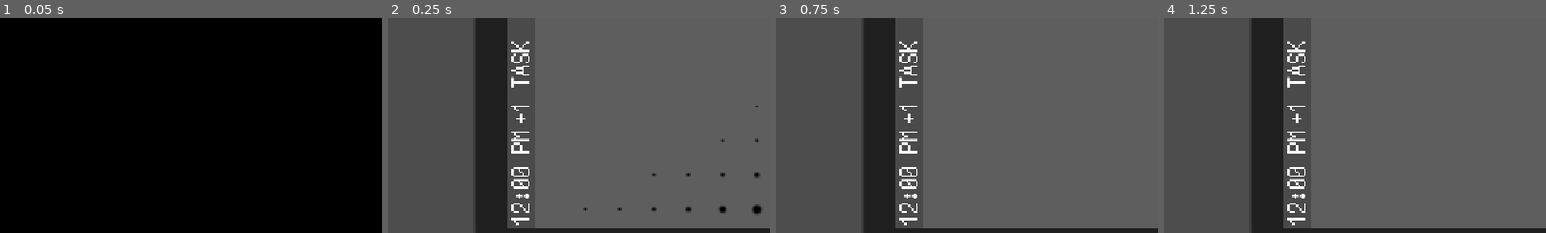
Above: before the commit, frames 1-4 (left to right).
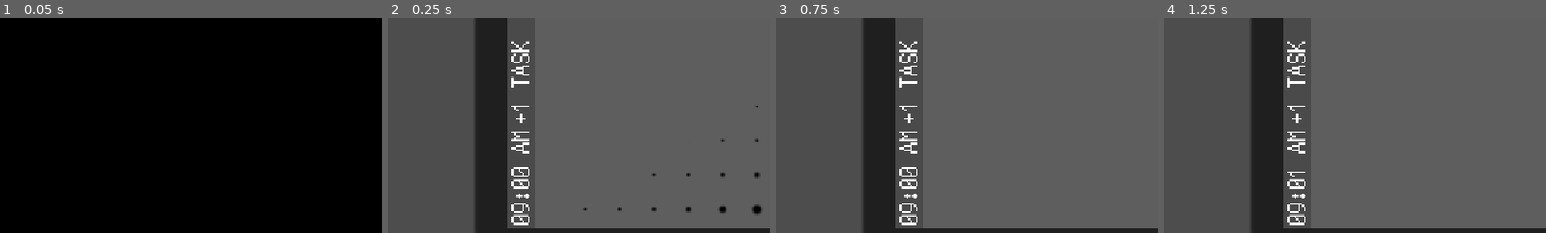
Above: after the commit, the same moments.

Repository: RafaeloxMC/super-taxi-sim
Game: Godot game, scene res://scenes/ui/apps/app_layout.tscn
Same seed, same stepped clock (60 frames per second), same inputs: the game is played once before the commit and once after it. This scene is started directly instead of the project's main scene. A sky picture missing from this copy of the repository is replaced by a grey-blue gradient.
Inputs (mouse positions are % of the whole screen's width and height, from its top left):
- Up to frame 1 (0.05 s): no input
- Up to frame 2 (0.25 s): no input
- Up to frame 3 (0.75 s): tap Enter at 0.5 s; move the mouse to (72, 45) at 0.52 s; hold D (steer_right) from 0.53 s (still down); tap Q (phone) at 0.6 s; click (72, 45) at 0.67 s
- Up to frame 4 (1.25 s): keep holding D (steer_right)
The pictures show only the part of the screen within x 0-50%, y 36-86%; the shares and areas given below are measured in that part.

Frame 1 is identical in both runs. In frame 2, 0.4% of the frame differs, in the area x 32-37%, y 57-97%; in frame 3, 0.4%; in frame 4, 0.5%.
Error before the commit: Cannot call method 'instantiate' on a null value. (res://scripts/ui/apps/app_loader.gd:14)
Error after the commit: Cannot call method 'instantiate' on a null value. (res://scripts/ui/apps/app_loader.gd:15)

Commit message:
Fix clock hard-coded to 12:00AM in fullscreen

Diff:
--- a/scripts/ui/apps/app_loader.gd
+++ b/scripts/ui/apps/app_loader.gd
@@ -2,6 +2,7 @@
 
 @onready var app_container: ColorRect = $"Frame/Screen/Wallpaper/App Container"
 @onready var animation_player: AnimationPlayer = $AnimationPlayer
+@onready var clock: Label = $Frame/Screen/Wallpaper/Infobar/Clock
 
 @export var app: PackedScene
 
@@ -30,6 +31,8 @@
 	node.pivot_offset = target_size * 0.5
 	node.rotation_degrees = 90
 
+func _process(_delta: float) -> void:
+	clock.text = GameManager.get_time_string(GameManager.time)
 
 func close(phone: Control):
 	animation_player.play_backwards("slide")
